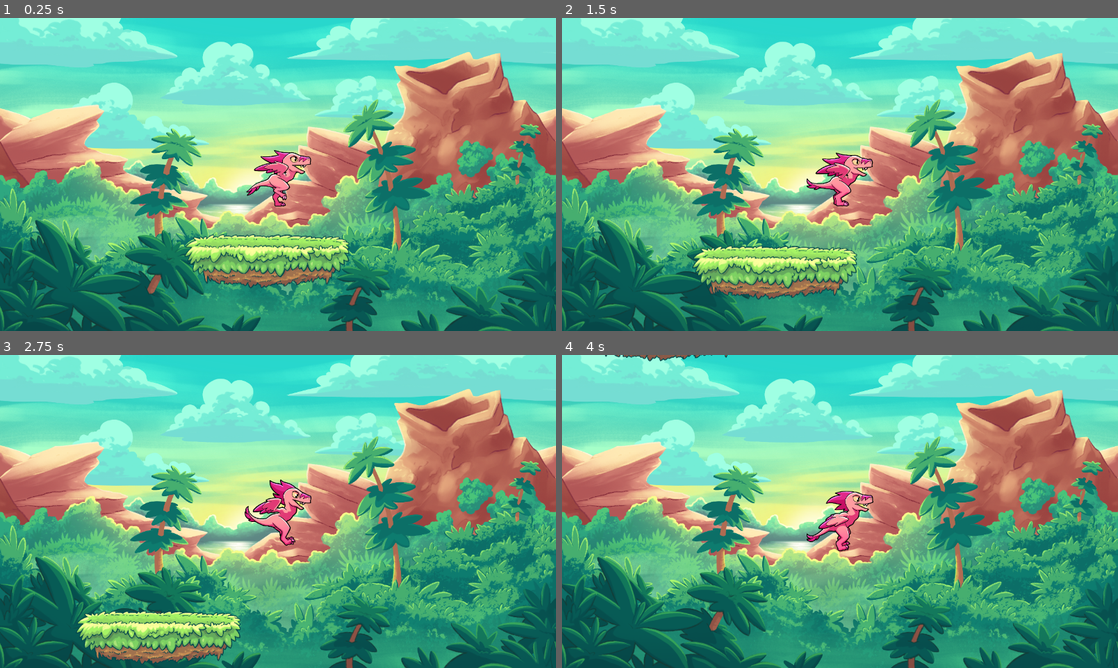
Above: before the commit, frames 1-4 (two rows, left to right).
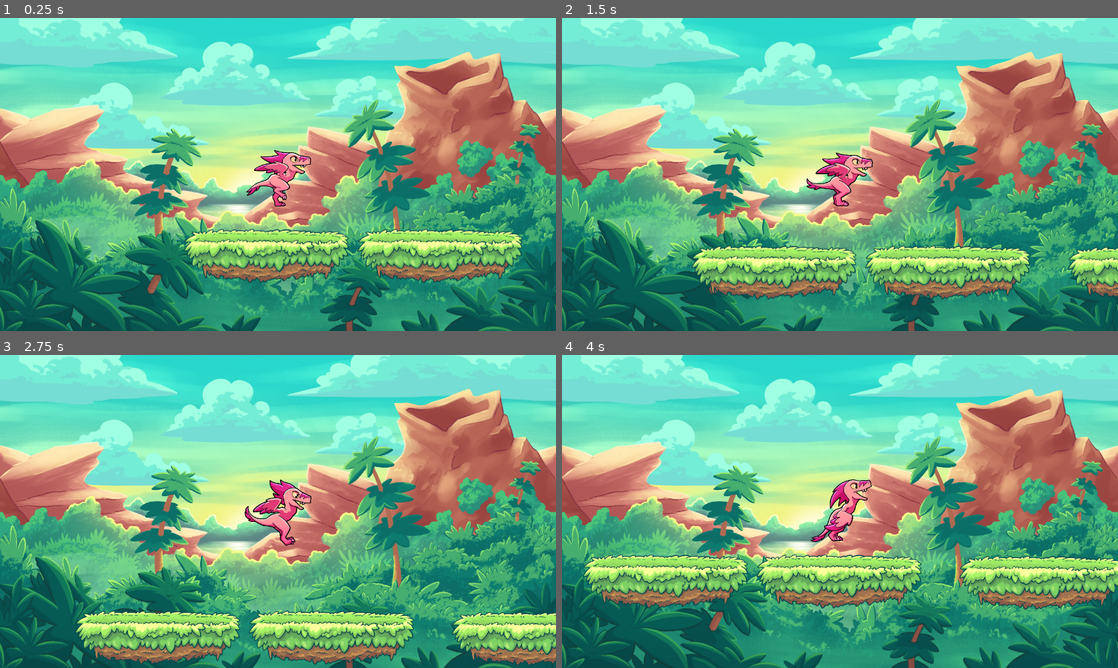
Above: after the commit, the same moments.

Repository: nathanuhn/Tumbling-Raptor
Game: Godot game, scene res://scenes/main.tscn
Same seed, same stepped clock (60 frames per second), same inputs: the game is played once before the commit and once after it.
Inputs:
- Up to frame 1 (0.25 s): no input
- Up to frame 2 (1.5 s): tap Space (jump) at 0.77 s
- Up to frame 3 (2.75 s): tap Space (jump) at 1.52 s
- Up to frame 4 (4 s): tap Space (jump) at 3.02, 3.77 s

The runs differ from the first frame. In frame 1, 8.1% of the frame differs, in the area x 33-94%, y 67-87%; in frame 2, 6.4%; in frame 3, 7.8%; in frame 4, 13%, in the area x 3-100%, y 0-82%.

Commit message:
I made platforms in a somewhat random way

Diff:
--- a/scenes/main.tscn
+++ b/scenes/main.tscn
@@ -25,7 +25,7 @@
 [node name="Platform" parent="Enviornment/Moving" instance=ExtResource("2_ixxmg")]
 
 [node name="Player" parent="." node_paths=PackedStringArray("camera") instance=ExtResource("3_j2ena")]
-position = Vector2(0, -214)
+position = Vector2(2, -202)
 scale = Vector2(0.6, 0.6)
 script = ExtResource("4_474lu")
 gravity = 500
--- a/scripts/games.gd
+++ b/scripts/games.gd
@@ -4,6 +4,34 @@
 
 @export var moving_environment: Node2D
 
+var platform = preload("res://scenes/platform.tscn")
+
+var rng = RandomNumberGenerator.new()
+var last_platform_position = Vector2.ZERO
+var next_spawn_time = 0
+
+func _ready():
+	rng.randomize()
+
+func _process(delta):
+	if Time.get_ticks_msec() > next_spawn_time:
+		var new_platform = platform.instantiate()
+
+		if last_platform_position == Vector2.ZERO:
+
+
+			new_platform.position = Vector2(400,0)
+		else:
+			var x = last_platform_position.x + rng.randi_range(450, 550)
+			var y = last_platform_position.y + rng.randi_range(-150,150)
+			new_platform.position = Vector2(x, y)
+
+		moving_environment.add_child(new_platform)
+		last_platform_position = new_platform.position
+
+		next_spawn_time += world_speed
+
 func _physics_process(delta):
 
+
 	moving_environment.position.x -= world_speed * delta
